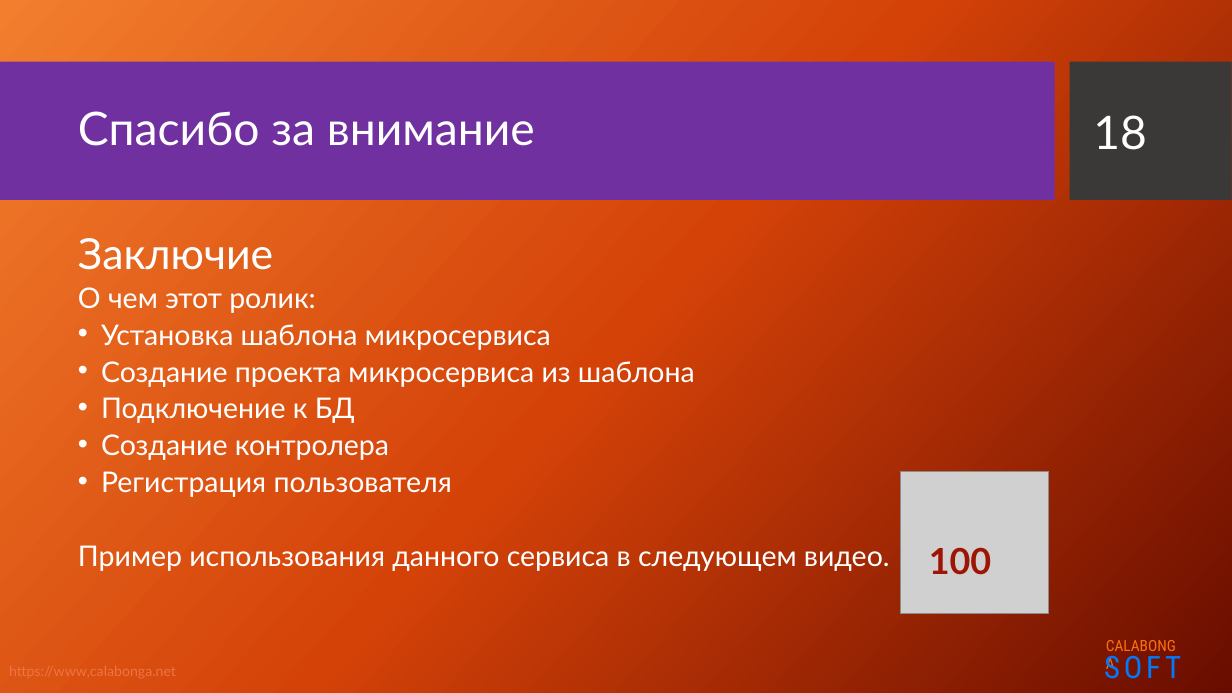
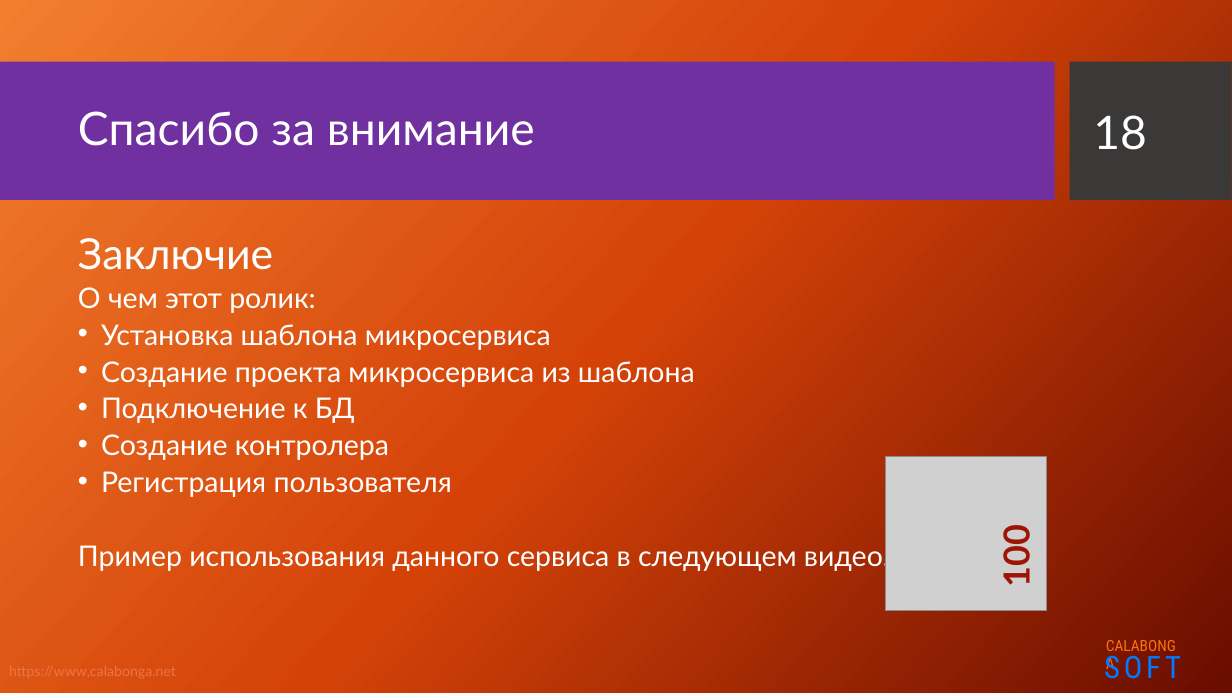
Before and after one commit to Calabonga/Microservice-Template, a slide deck: slide 18 of Presentation/Microservices.pptx. Drawn at 1232x693 pixels with LibreOffice and Linux fonts; fonts in the diff are those of the drawing; grey boxes stand for pictures; background and template pictures are left out. Boxes give left, top, right and bottom in pixels: in the first picture for what was removed or moved away, otherwise in the second. Text is boxed around its words. In the diff, an @@ line names an element or a change of style, - is before the commit and + after.

Commit message:
Presentation completed

```diff
--- a/Presentation/Microservices.pptx
+++ b/Presentation/Microservices.pptx
@@ picture resized from (x1=901, y1=471, x2=1050, y2=614) to (x1=885, y1=457, x2=1046, y2=611) @@
@@ text "100" moved from (x1=929, y1=547, x2=991, y2=575) to (x1=994, y1=531, x2=1037, y2=585) @@
@@ text "100" at (x1=994, y1=531, x2=1037, y2=585): rotation 0 to 270 degrees @@
```
